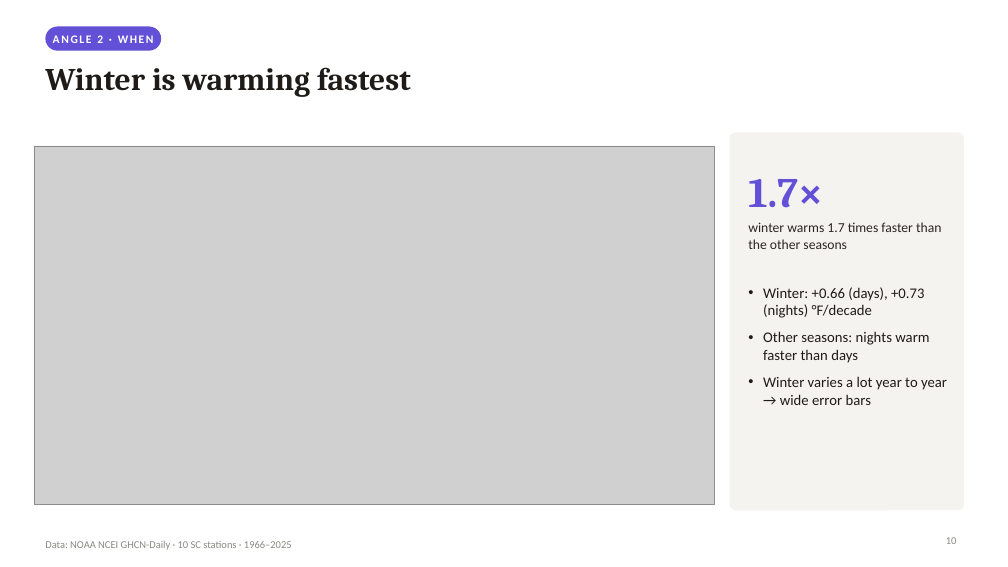
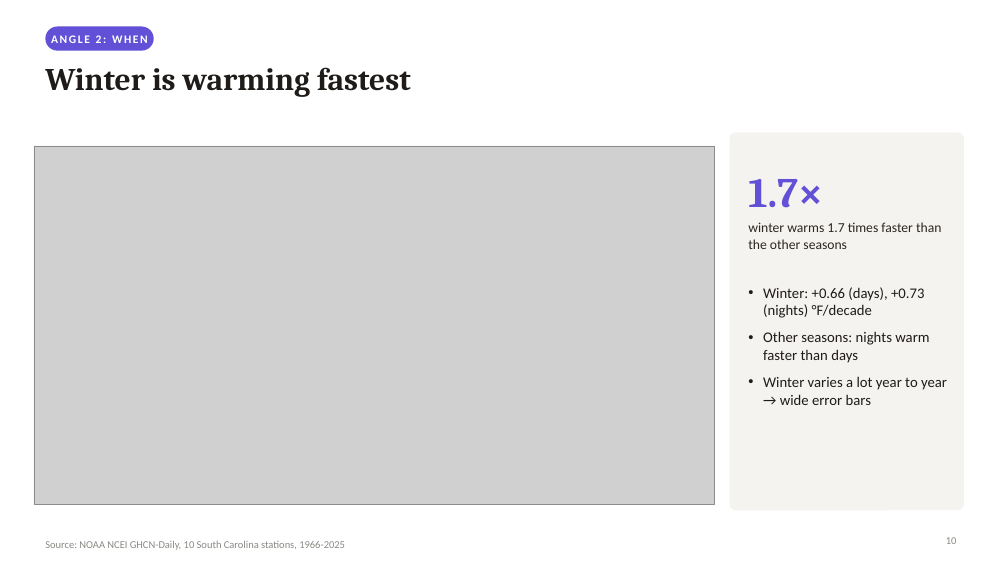
Before and after one commit to GITGUD360/P1-data-analysis-and-visualization, a slide deck: slide 10 of presentation/SC_Climate_Presentation.pptx. Drawn at 1008x567 pixels with LibreOffice and Linux fonts; fonts in the diff are those of the drawing; grey boxes stand for pictures. Boxes give left, top, right and bottom in pixels: in the first picture for what was removed or moved away, otherwise in the second. Text is boxed around its words. In the diff, an @@ line names an element or a change of style, - is before the commit and + after.

```diff
--- a/presentation/SC_Climate_Presentation.pptx
+++ b/presentation/SC_Climate_Presentation.pptx
@@ rounded rectangle: place and size @@
-rounded rectangle at [45, 26, 161, 51]
+rounded rectangle at [45, 26, 154, 51]
@@ text at [51, 35, 148, 43]: text changed @@
-ANGLE 2 · WHEN
+ANGLE 2: WHEN
@@ text at [45, 541, 345, 550]: text changed @@
-Data: NOAA NCEI GHCN-Daily · 10 SC stations · 1966–2025
+Source: NOAA NCEI GHCN-Daily, 10 South Carolina stations, 1966-2025
```
Also in this commit, not shown: 15 other slides changed, 23 other files.
